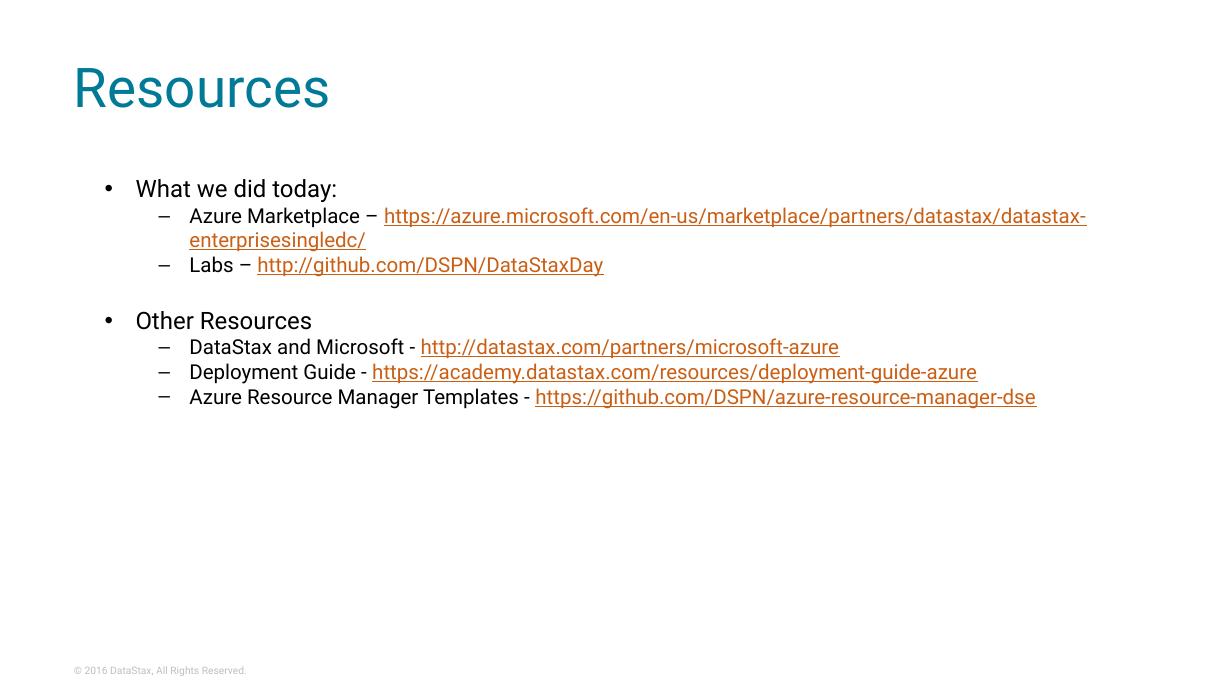
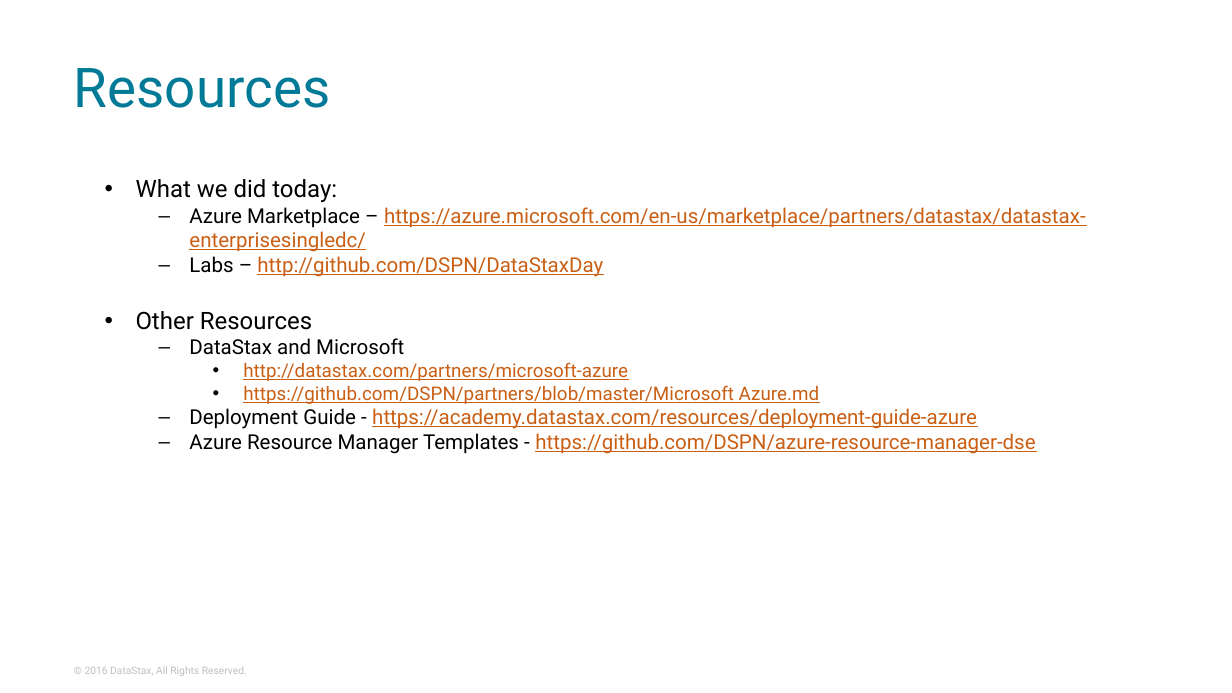
Before and after one commit to DSPN/DataStaxDay, a slide deck: slide 2 of lectures/Lecture 7 - Next Steps.pptx. Drawn at 1232x693 pixels with LibreOffice and Linux fonts; fonts in the diff are those of the drawing; background and template pictures are left out. Boxes give left, top, right and bottom in pixels: in the first picture for what was removed or moved away, otherwise in the second. Text is boxed around its words. In the diff, an @@ line names an element or a change of style, - is before the commit and + after.

```diff
--- a/lectures/Lecture 7 - Next Steps.pptx
+++ b/lectures/Lecture 7 - Next Steps.pptx
@@ text at box(189, 338, 820, 404): text changed; size 12 to 11 pt @@
-  – DataStax and Microsoft - http://datastax.com/partners/microsoft-azure
+  – DataStax and Microsoft
+    • http://datastax.com/partners/microsoft-azure
+    • https://github.com/DSPN/partners/blob/master/Microsoft Azure.md
```
Also in this commit, not shown: 2 other slides changed, 6 other files.
